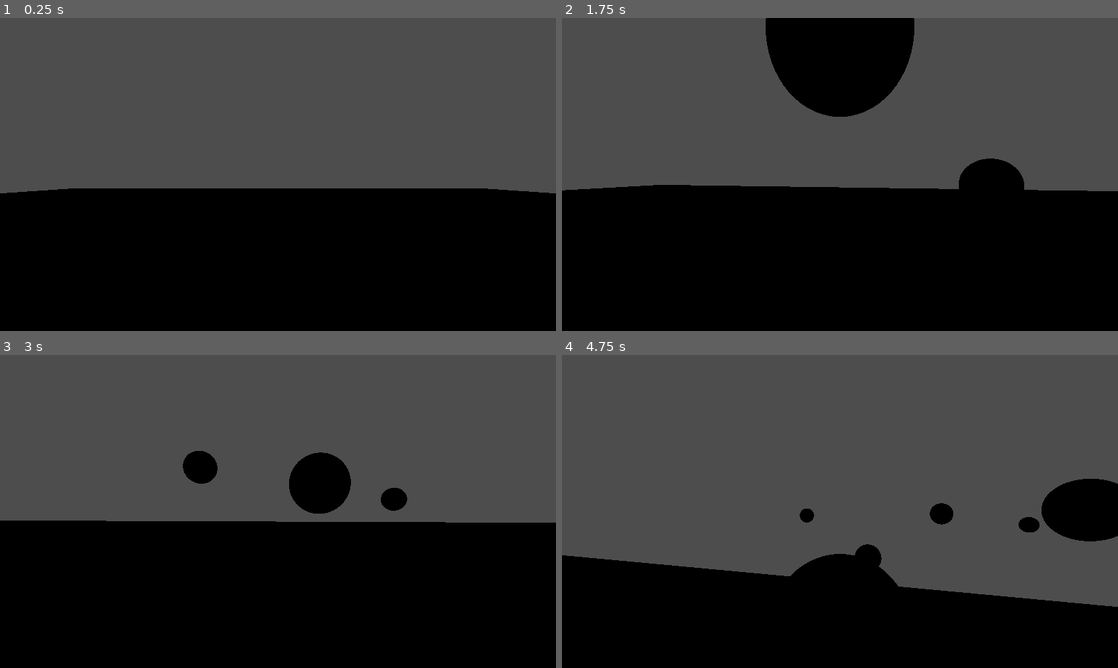
Above: before the commit, frames 1-4 (two rows, left to right).
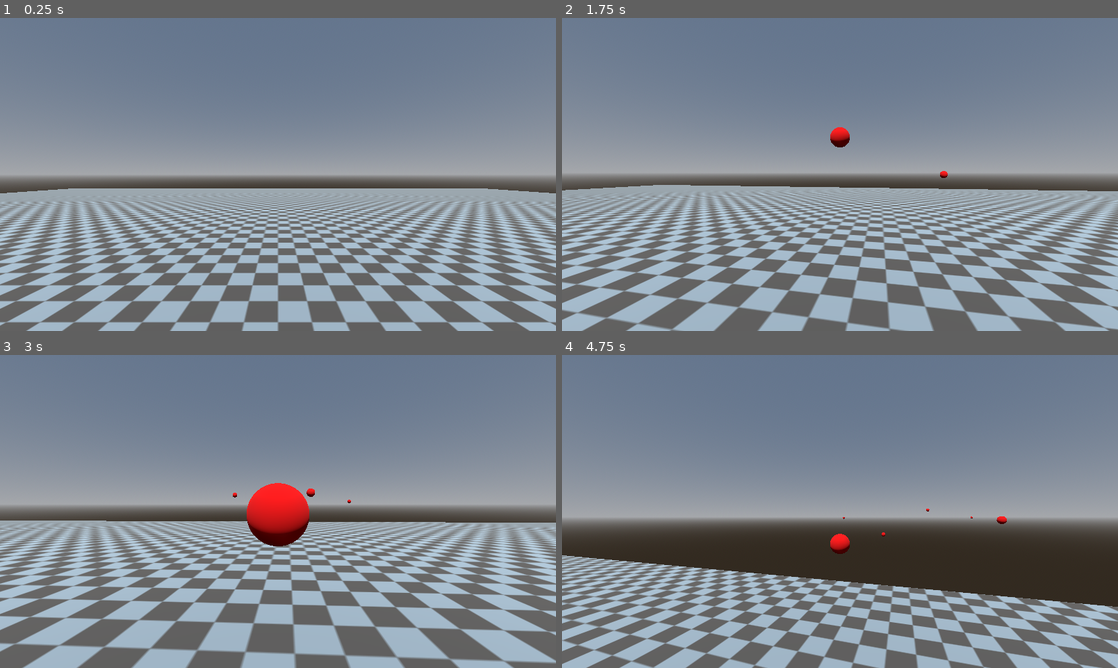
Above: after the commit, the same moments.

Repository: zetcipher/minijam_113_fusion
Game: Godot game, scene res://scenes/testmap.tscn
Two runs of this game, one before a commit and one after it. Both use one fixed random seed, a clock stepped at 60 frames per second and the inputs below.
Inputs (mouse positions are in pixels of both pictures, inside the frame that each line leads up to):
- Up to frame 1 (0.25 s): no input
- Up to frame 2 (1.75 s): move the mouse to (867, 174) at 0.52 s; hold W (move_forward) from 0.53 s (still down); click (867, 174) at 0.6 s; tap Space (jump) at 0.77, 1.52 s; move the mouse to (812, 174) at 1.27 s; click (812, 174) at 1.35 s
- Up to frame 3 (3 s): keep holding W (move_forward); move the mouse to (289, 505) at 2.02 s; click (289, 505) at 2.1 s; move the mouse to (272, 517) at 2.77 s; click (272, 517) at 2.85 s
- Up to frame 4 (4.75 s): keep holding W (move_forward); tap Space (jump) at 3.02, 3.77, 4.52 s; move the mouse to (878, 514) at 3.52 s; click (878, 514) at 3.6 s; move the mouse to (795, 508) at 4.27 s; click (795, 508) at 4.35 s

The runs differ from the first frame. In frame 1, 98% of the frame differs, in the area x 0-100%, y 0-100%; in frame 2, 98%; in frame 3, 98%; in frame 4, 98%.

Commit message:
shot blast effect + physics testing

Diff:
--- /dev/null
+++ b/materials/object/basic_shot_0.tres
@@ -0,0 +1,4 @@
+[gd_resource type="StandardMaterial3D" format=3 uid="uid://b68hnhw6cqdmi"]
+
+[resource]
+albedo_color = Color(1, 0, 0, 1)
--- /dev/null
+++ b/materials/object/blast.gd
@@ -0,0 +1,35 @@
+extends Area3D
+
+var blast_force := 2.0;
+var lift_force := 0.5;
+
+# Called when the node enters the scene tree for the first time.
+func _ready():
+	$AnimationPlayer.play("blowup")
+
+
+# Called every frame. 'delta' is the elapsed time since the previous frame.
+func _process(delta):
+	pass
+
+
+func _on_animation_player_animation_finished(_anim_name):
+	self.queue_free()
+
+
+func _on_body_entered(body):
+	if not body is RigidBody3D: return
+
+	var obj : RigidBody3D = body as RigidBody3D
+	var dir := obj.position - position
+	var dist := dir.length()
+	dir = dir.normalized()
+	dist = clampf(dist, 0.1, 1.0 * scale.x)
+
+	var force := dir * blast_force
+	force.y += lift_force
+	force *= 1 / dist
+
+	#obj.apply_impulse(force * (1 / dist), position)
+	obj.apply_central_impulse(force)
+	obj.apply_torque_impulse(force * 0.3)
--- /dev/null
+++ b/materials/object/blast.tscn
@@ -0,0 +1,126 @@
+[gd_scene load_steps=9 format=3 uid="uid://p0fpucaxeorb"]
+
+[ext_resource type="Script" path="res://materials/object/blast.gd" id="1_nj3j2"]
+[ext_resource type="Texture2D" uid="uid://nkfox0cmsdm2" path="res://assets/textures/flameFX.png" id="1_v6413"]
+
+[sub_resource type="SphereShape3D" id="SphereShape3D_5xe1o"]
+radius = 1.0
+
+[sub_resource type="StandardMaterial3D" id="StandardMaterial3D_4nk6v"]
+resource_local_to_scene = true
+transparency = 3
+alpha_hash_scale = 1.0
+alpha_antialiasing_mode = 0
+cull_mode = 2
+shading_mode = 0
+albedo_texture = ExtResource("1_v6413")
+uv1_scale = Vector3(1, -1, 1)
+
+[sub_resource type="SphereMesh" id="SphereMesh_uti6t"]
+
+[sub_resource type="Animation" id="Animation_v7sgt"]
+length = 0.001
+tracks/0/type = "value"
+tracks/0/imported = false
+tracks/0/enabled = true
+tracks/0/path = NodePath("MeshInstance3D:material_override:albedo_color")
+tracks/0/interp = 1
+tracks/0/loop_wrap = true
+tracks/0/keys = {
+"times": PackedFloat32Array(0),
+"transitions": PackedFloat32Array(1),
+"update": 0,
+"values": [Color(1, 1, 1, 1)]
+}
+tracks/1/type = "value"
+tracks/1/imported = false
+tracks/1/enabled = true
+tracks/1/path = NodePath("MeshInstance3D:material_override:uv1_offset")
+tracks/1/interp = 1
+tracks/1/loop_wrap = true
+tracks/1/keys = {
+"times": PackedFloat32Array(0),
+"transitions": PackedFloat32Array(1),
+"update": 0,
+"values": [Vector3(0, 0, 0)]
+}
+tracks/2/type = "value"
+tracks/2/imported = false
+tracks/2/enabled = true
+tracks/2/path = NodePath("MeshInstance3D:material_override:uv1_scale")
+tracks/2/interp = 1
+tracks/2/loop_wrap = true
+tracks/2/keys = {
+"times": PackedFloat32Array(0),
+"transitions": PackedFloat32Array(1),
+"update": 0,
+"values": [Vector3(1, -1, 1)]
+}
+
+[sub_resource type="Animation" id="Animation_4ces2"]
+resource_name = "blowup"
+length = 0.255
+step = 0.05
+tracks/0/type = "value"
+tracks/0/imported = false
+tracks/0/enabled = true
+tracks/0/path = NodePath("MeshInstance3D:material_override:albedo_color")
+tracks/0/interp = 1
+tracks/0/loop_wrap = true
+tracks/0/keys = {
+"times": PackedFloat32Array(0, 0.2, 0.25),
+"transitions": PackedFloat32Array(1, 1, 1),
+"update": 0,
+"values": [Color(1, 1, 1, 1), Color(1, 1, 1, 1), Color(1, 1, 1, 0)]
+}
+tracks/1/type = "value"
+tracks/1/imported = false
+tracks/1/enabled = true
+tracks/1/path = NodePath("MeshInstance3D:material_override:uv1_offset")
+tracks/1/interp = 1
+tracks/1/loop_wrap = true
+tracks/1/keys = {
+"times": PackedFloat32Array(0, 0.25),
+"transitions": PackedFloat32Array(1, 1),
+"update": 0,
+"values": [Vector3(0, 0, 0), Vector3(0, -0.5, 0)]
+}
+tracks/2/type = "value"
+tracks/2/imported = false
+tracks/2/enabled = true
+tracks/2/path = NodePath("MeshInstance3D:material_override:uv1_scale")
+tracks/2/interp = 1
+tracks/2/loop_wrap = true
+tracks/2/keys = {
+"times": PackedFloat32Array(0, 0.25),
+"transitions": PackedFloat32Array(1, 1),
+"update": 0,
+"values": [Vector3(4, -0.125, 4), Vector3(4, -0.5, 4)]
+}
+
+[sub_resource type="AnimationLibrary" id="AnimationLibrary_kurdw"]
+_data = {
+"RESET": SubResource("Animation_v7sgt"),
+"blowup": SubResource("Animation_4ces2")
+}
+
+[node name="Blast" type="Area3D"]
+collision_layer = 2
+collision_mask = 2
+script = ExtResource("1_nj3j2")
+
+[node name="CollisionShape3D" type="CollisionShape3D" parent="."]
+shape = SubResource("SphereShape3D_5xe1o")
+
+[node name="MeshInstance3D" type="MeshInstance3D" parent="."]
+transform = Transform3D(2, 0, 0, 0, 2, 0, 0, 0, 2, 0, 0, 0)
+material_override = SubResource("StandardMaterial3D_4nk6v")
+mesh = SubResource("SphereMesh_uti6t")
+
+[node name="AnimationPlayer" type="AnimationPlayer" parent="."]
+libraries = {
+"": SubResource("AnimationLibrary_kurdw")
+}
+
+[connection signal="body_entered" from="." to="." method="_on_body_entered"]
+[connection signal="animation_finished" from="AnimationPlayer" to="." method="_on_animation_player_animation_finished"]
--- a/objects/basic_shot.gd
+++ b/objects/basic_shot.gd
@@ -1,28 +1,60 @@
 extends Area3D
 
+var element := 0
+
 var target_pos := Vector3.ZERO
-var speed := 10.0
+var speed := 20.0
 var acceleration := 0.0
 var grav_mult := 0.0
 var y_vel := 0.0
 var dir := Vector3.ZERO
+var blast_radius := 2
 var time := 0.0
+
+var blast_pos := Vector3.ZERO
 
 # Called when the node enters the scene tree for the first time.
 func _ready():
 	dir = target_pos - position
 	dir = dir.normalized()
+	$MeshInstance3D.rotation = self.rotation
+	self.rotation = Vector3.ZERO
+	$RayCast3D.target_position = dir * speed * (1 / 60)
+	$RayCast3D2.target_position = dir * speed * (1 / 60) * 16
 
 
 # Called every frame. 'delta' is the elapsed time since the previous frame.
 func _physics_process(delta):
+	if $RayCast3D.is_colliding():
+		blast()
+		return
+
 	position += dir * speed * delta
 	y_vel -= gravity * grav_mult * delta
 	position.y += y_vel * delta
 
 	speed += acceleration * delta
 
+	$RayCast3D.target_position = dir * speed * delta
+	$RayCast3D2.target_position = dir * speed * delta * 16
+
 	if time > 10.0:
 		self.queue_free()
 	else:
 		time += delta
+
+
+func blast():
+	blast_pos = $RayCast3D2.get_collision_point()
+	#print(blast_pos)
+	var blast := preload("res://materials/object/blast.tscn").instantiate()
+	if blast_pos == Vector3.ZERO:
+		blast.position = position
+	else:
+		blast.position = blast_pos
+	blast.scale *= blast_radius
+	get_parent().add_child(blast)
+	self.queue_free()
+
+func _on_body_entered(body):
+	blast()
--- a/objects/basic_shot.tscn
+++ b/objects/basic_shot.tscn
@@ -1,16 +1,31 @@
-[gd_scene load_steps=4 format=3 uid="uid://lqcptbkswqva"]
+[gd_scene load_steps=5 format=3 uid="uid://lqcptbkswqva"]
 
 [ext_resource type="Script" path="res://objects/basic_shot.gd" id="1_wdsr6"]
 
 [sub_resource type="SphereShape3D" id="SphereShape3D_k4oan"]
 
-[sub_resource type="SphereMesh" id="SphereMesh_rusff"]
+[sub_resource type="StandardMaterial3D" id="StandardMaterial3D_g1a56"]
+albedo_color = Color(1, 0, 0, 1)
+
+[sub_resource type="SphereMesh" id="SphereMesh_1yicf"]
 
 [node name="BasicShot" type="Area3D"]
+transform = Transform3D(0.5, 0, 0, 0, 0.5, 0, 0, 0, 0.5, 0, 0, 0)
+collision_layer = 2
+collision_mask = 2
 script = ExtResource("1_wdsr6")
 
 [node name="CollisionShape3D" type="CollisionShape3D" parent="."]
 shape = SubResource("SphereShape3D_k4oan")
 
 [node name="MeshInstance3D" type="MeshInstance3D" parent="."]
-mesh = SubResource("SphereMesh_rusff")
+material_override = SubResource("StandardMaterial3D_g1a56")
+mesh = SubResource("SphereMesh_1yicf")
+
+[node name="RayCast3D" type="RayCast3D" parent="."]
+collision_mask = 2
+
+[node name="RayCast3D2" type="RayCast3D" parent="."]
+collision_mask = 2
+
+[connection signal="body_entered" from="." to="." method="_on_body_entered"]
--- /dev/null
+++ b/objects/physics_ball.tscn
@@ -0,0 +1,18 @@
+[gd_scene load_steps=4 format=3 uid="uid://b6viffnrqngfq"]
+
+[sub_resource type="PhysicsMaterial" id="PhysicsMaterial_rifle"]
+
+[sub_resource type="SphereShape3D" id="SphereShape3D_skew1"]
+
+[sub_resource type="SphereMesh" id="SphereMesh_54hos"]
+
+[node name="PhysicsBall" type="RigidBody3D"]
+collision_layer = 3
+collision_mask = 3
+physics_material_override = SubResource("PhysicsMaterial_rifle")
+
+[node name="CollisionShape3D" type="CollisionShape3D" parent="."]
+shape = SubResource("SphereShape3D_skew1")
+
+[node name="MeshInstance3D" type="MeshInstance3D" parent="."]
+mesh = SubResource("SphereMesh_54hos")
--- a/scenes/testmap.tscn
+++ b/scenes/testmap.tscn
@@ -1,7 +1,17 @@
-[gd_scene load_steps=6 format=3 uid="uid://bg1umq48h1i6o"]
+[gd_scene load_steps=16 format=3 uid="uid://bg1umq48h1i6o"]
 
 [ext_resource type="Texture2D" uid="uid://c50m2wdr1wta0" path="res://assets/textures/checkerboard.png" id="1_emwne"]
 [ext_resource type="PackedScene" uid="uid://b1khm8vxgggo3" path="res://objects/player.tscn" id="2_olev3"]
+[ext_resource type="PackedScene" uid="uid://b6viffnrqngfq" path="res://objects/physics_ball.tscn" id="3_7tel3"]
+
+[sub_resource type="ProceduralSkyMaterial" id="ProceduralSkyMaterial_85217"]
+
+[sub_resource type="Sky" id="Sky_5p3xp"]
+sky_material = SubResource("ProceduralSkyMaterial_85217")
+
+[sub_resource type="Environment" id="Environment_lwio1"]
+background_mode = 2
+sky = SubResource("Sky_5p3xp")
 
 [sub_resource type="StandardMaterial3D" id="StandardMaterial3D_ddpr8"]
 albedo_texture = ExtResource("1_emwne")
@@ -11,19 +21,68 @@
 material = SubResource("StandardMaterial3D_ddpr8")
 size = Vector3(64, 2, 64)
 
+[sub_resource type="PhysicsMaterial" id="PhysicsMaterial_lbbyt"]
+
 [sub_resource type="ConcavePolygonShape3D" id="ConcavePolygonShape3D_e6bg2"]
 data = PackedVector3Array(-32, 1, 32, 32, 1, 32, -32, -1, 32, 32, 1, 32, 32, -1, 32, -32, -1, 32, 32, 1, -32, -32, 1, - …(356 unchanged characters)…
 
+[sub_resource type="BoxShape3D" id="BoxShape3D_n1mbg"]
+
+[sub_resource type="BoxMesh" id="BoxMesh_38c82"]
+
+[sub_resource type="PhysicsMaterial" id="PhysicsMaterial_rmdxw"]
+friction = 0.5
+
+[sub_resource type="BoxMesh" id="BoxMesh_xop5k"]
+
+[sub_resource type="BoxShape3D" id="BoxShape3D_7ompl"]
+
 [node name="testmap" type="Node3D"]
 
-[node name="plane" type="MeshInstance3D" parent="."]
+[node name="WorldEnvironment" type="WorldEnvironment" parent="."]
+environment = SubResource("Environment_lwio1")
+
+[node name="plane" type="MeshInstance3D" parent="WorldEnvironment"]
 transform = Transform3D(1, 0, 0, 0, 1, 0, 0, 0, 1, 0, -1, 0)
 mesh = SubResource("BoxMesh_rs3nw")
+skeleton = NodePath("../..")
 
-[node name="StaticBody3D" type="StaticBody3D" parent="plane"]
+[node name="StaticBody3D" type="StaticBody3D" parent="WorldEnvironment/plane"]
+collision_layer = 3
+collision_mask = 3
+physics_material_override = SubResource("PhysicsMaterial_lbbyt")
 
-[node name="CollisionShape3D" type="CollisionShape3D" parent="plane/StaticBody3D"]
+[node name="CollisionShape3D" type="CollisionShape3D" parent="WorldEnvironment/plane/StaticBody3D"]
 shape = SubResource("ConcavePolygonShape3D_e6bg2")
 
-[node name="Player" parent="." instance=ExtResource("2_olev3")]
+[node name="Player" parent="WorldEnvironment" instance=ExtResource("2_olev3")]
 transform = Transform3D(1, 0, 0, 0, 1, 0, 0, 0, 1, 0, 1, 0)
+
+[node name="DirectionalLight3D" type="DirectionalLight3D" parent="WorldEnvironment"]
+transform = Transform3D(1, 0, 0, 0, 0.5, 0.866025, 0, -0.866025, 0.5, 0, 6, 0)
+
+[node name="StaticBody3D" type="StaticBody3D" parent="WorldEnvironment"]
+transform = Transform3D(1, 0, 0, 0, 1, 0, 0, 0, 1, -10, 3, 0)
+collision_layer = 3
+collision_mask = 3
+
+[node name="CollisionShape3D" type="CollisionShape3D" parent="WorldEnvironment/StaticBody3D"]
+shape = SubResource("BoxShape3D_n1mbg")
+
+[node name="MeshInstance3D" type="MeshInstance3D" parent="WorldEnvironment/StaticBody3D"]
+mesh = SubResource("BoxMesh_38c82")
+
+[node name="PhysicsBall" parent="WorldEnvironment" instance=ExtResource("3_7tel3")]
+transform = Transform3D(1, 0, 0, 0, 1, 0, 0, 0, 1, 0, 1, 9)
+
+[node name="RigidBody3D" type="RigidBody3D" parent="WorldEnvironment"]
+transform = Transform3D(1, 0, 0, 0, 1, 0, 0, 0, 1, -15, 2, -3)
+collision_layer = 3
+collision_mask = 3
+physics_material_override = SubResource("PhysicsMaterial_rmdxw")
+
+[node name="MeshInstance3D" type="MeshInstance3D" parent="WorldEnvironment/RigidBody3D"]
+mesh = SubResource("BoxMesh_xop5k")
+
+[node name="CollisionShape3D" type="CollisionShape3D" parent="WorldEnvironment/RigidBody3D"]
+shape = SubResource("BoxShape3D_7ompl")
--- /dev/null
+++ b/shaders/spatial/basic_shot.gdshader
@@ -0,0 +1,9 @@
+shader_type spatial;
+
+uniform vec4 dark_color : source_color = vec4(0.0, 0.0, 0.0, 1.0);
+uniform vec4 bright_color : source_color = vec4(1.0);
+uniform float intensity = 1.0;
+
+void fragment() {
+	ALBEDO = ((dark_color.rgb * vec3(intensity)) + vec3(bright_color.r * UV.x, bright_color.g * UV.x, bright_color.b * UV.x));
+}
Binary file added: assets/textures/flameFX.png
Not shown, added: assets/textures/flameFX.png.import
